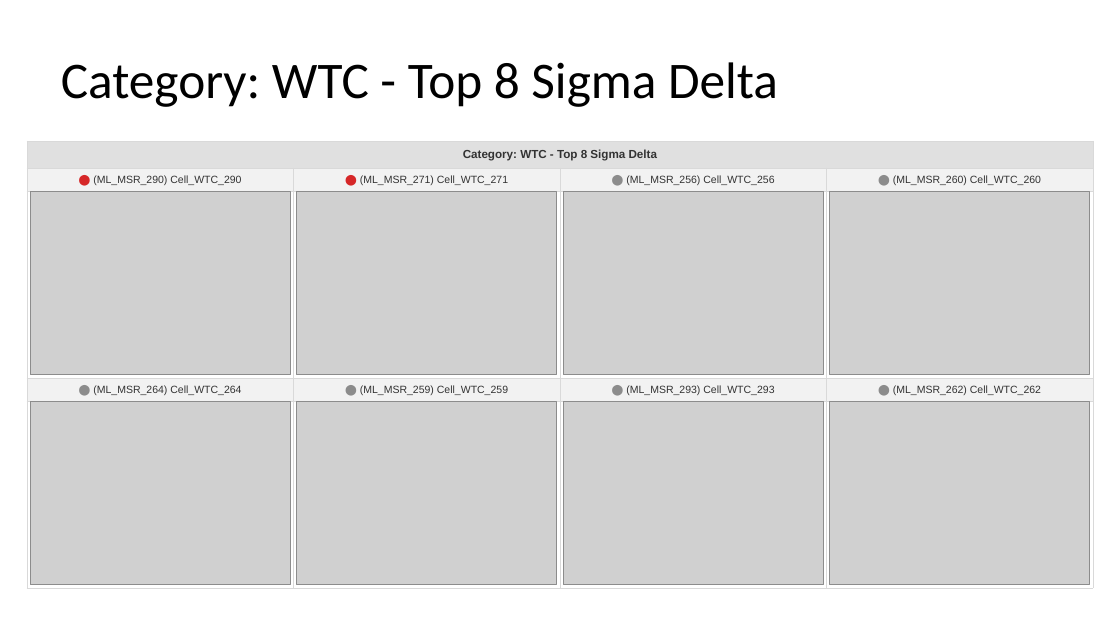
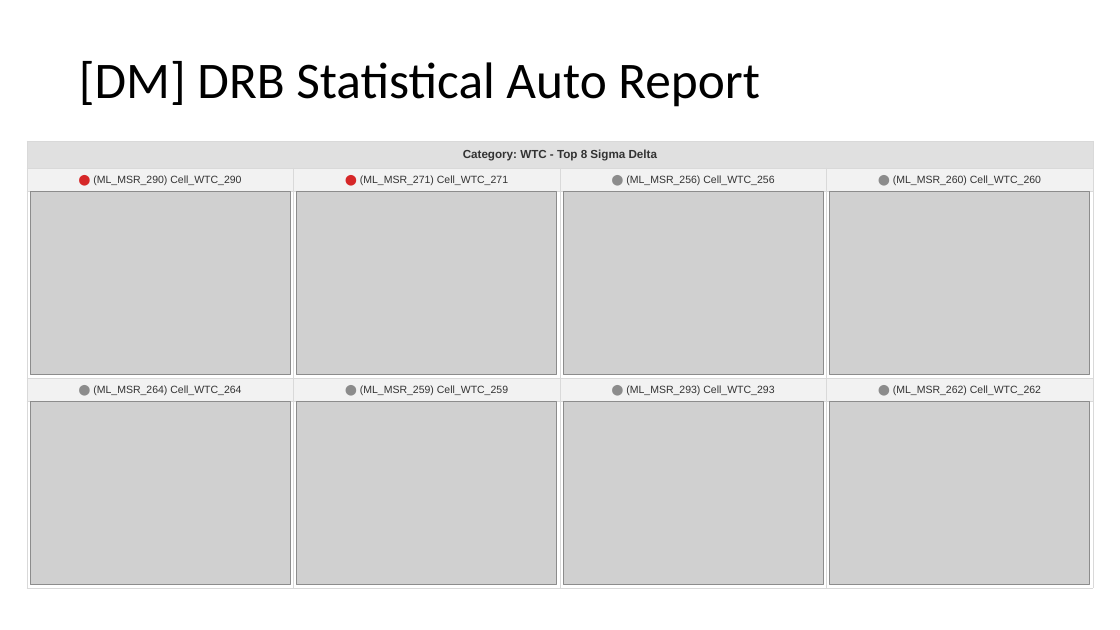
Before and after one commit to parktj4264/DRB-Code, a slide deck: slide 7 of output/Sigma_Summary_Latest.pptx. Drawn at 1120x630 pixels with LibreOffice and Linux fonts; fonts in the diff are those of the drawing; grey boxes stand for pictures. Boxes give left, top, right and bottom in pixels: in the first picture for what was removed or moved away, otherwise in the second. Text is boxed around its words. In the diff, an @@ line names an element or a change of style, - is before the commit and + after.

```diff
--- a/output/Sigma_Summary_Latest.pptx
+++ b/output/Sigma_Summary_Latest.pptx
@@ title at bbox=[79, 61, 760, 107]: text changed @@
-Category: WTC - Top 8 Sigma Delta
+[DM] DRB Statistical Auto Report
```
Also in this commit, not shown: 6 other slides changed, 5 other files.
